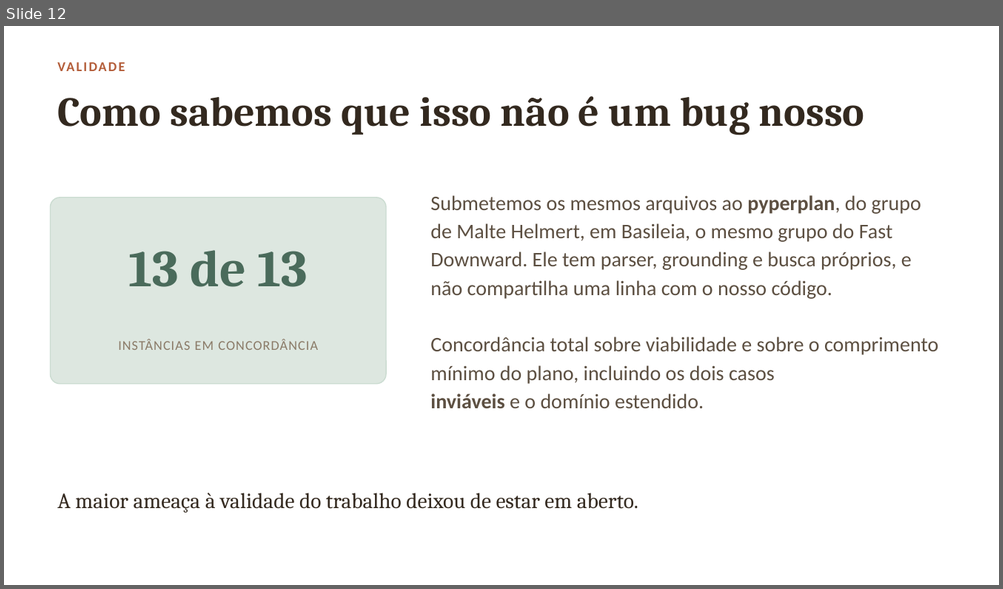
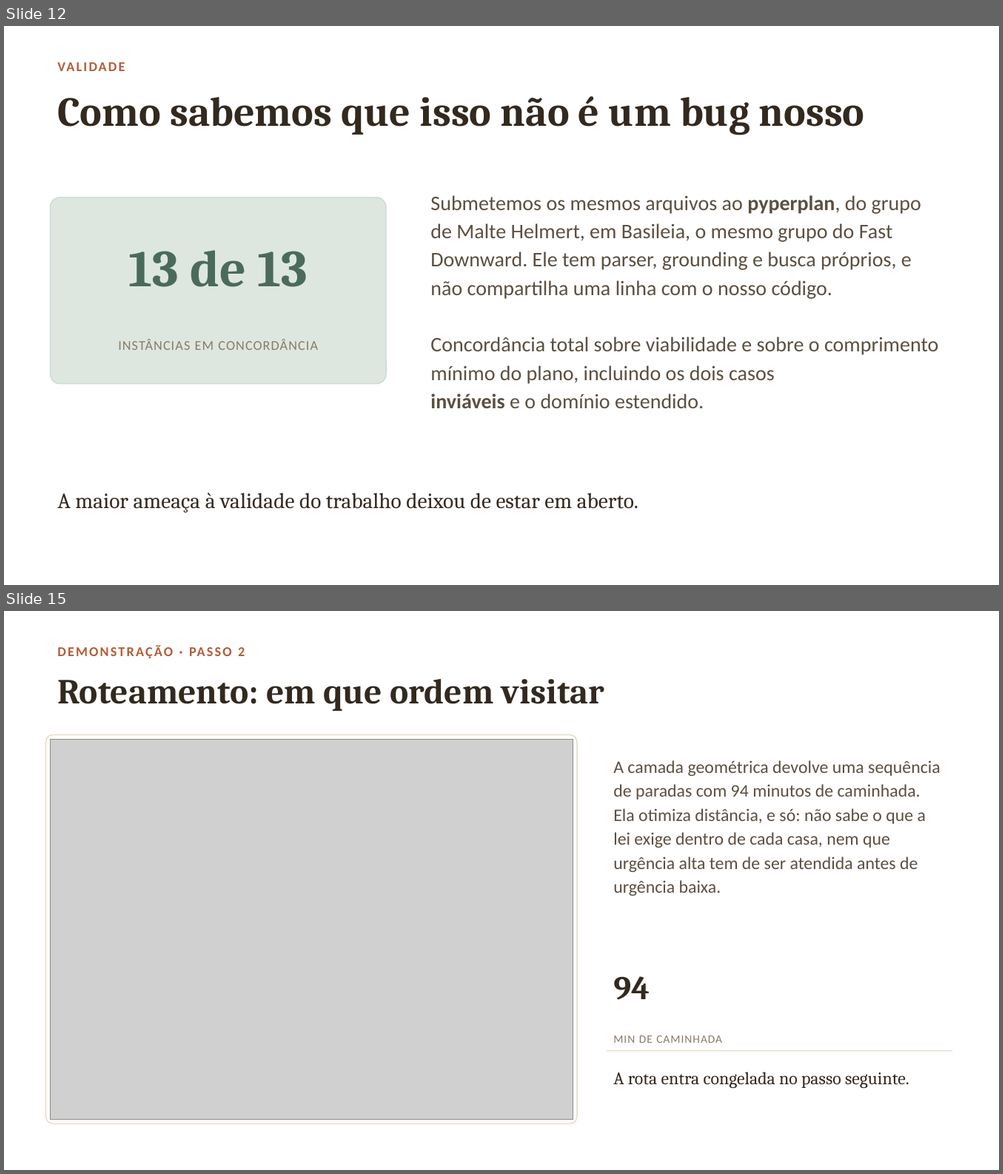
Before and after one commit to extreme500/PCI-Saude-GrupoB, a slide deck: apresentacao/3/apresentacao-final.pptx. Shown one above the other, each under a label of ours: slide 12 before the commit, slides 12 and 15 after it; the slides between them are not shown. The pictures are 1003x589 and 1003x1174 pixels, drawn with LibreOffice and Linux fonts; fonts in the diff are those of the drawing; grey boxes stand for pictures; background and template pictures are left out. Boxes give left, top, right and bottom in pixels: in the first picture for what was removed or moved away, otherwise in the second. Text is boxed around its words. In the diff, an @@ line names an element or a change of style, - is before the commit and + after.

```diff
--- a/apresentacao/3/apresentacao-final.pptx
+++ b/apresentacao/3/apresentacao-final.pptx
@@ slide 15 added at <box>4,611,999,1170</box>, background picture (left out) @@
@@ text added at <box>238,647,244,656</box>, 13 pt, text #B35C38, bold @@
+DEMONSTRAÇÃO · PASSO 2
@@ text added at <box>57,679,604,711</box>, 34 pt, text #33291F, bold @@
+Roteamento: em que ordem visitar
@@ rounded rectangle added at <box>45,735,577,1125</box>, fill #FFFDF8, outline #E6DCCB 1 pt @@
@@ picture added at <box>51,739,572,1120</box> @@
@@ text added at <box>613,760,940,896</box>, 17 pt, text #5C4F41 @@
+A camada geométrica devolve uma sequência de paradas com 94 minutos de caminhada. Ela otimiza distância, e só: não sabe o que a lei exige dentro de cada casa, nem que urgência alta tem de ser atendida antes de urgência baixa.
@@ text added at <box>613,977,649,1000</box>, 32 pt, text #33291F, bold @@
+94
@@ line added from (606, 1051) to (952, 1051), #E6DCCB 1 pt @@
@@ text added at <box>613,1036,722,1043</box>, 11 pt, text #8A7A67 @@
+MIN DE CAMINHADA
@@ text added at <box>613,1072,909,1089</box>, 17 pt, text #33291F @@
+A rota entra congelada no passo seguinte.
```
Also in this commit, not shown: 6 other slides added, 1 slide removed, 9 other files.
